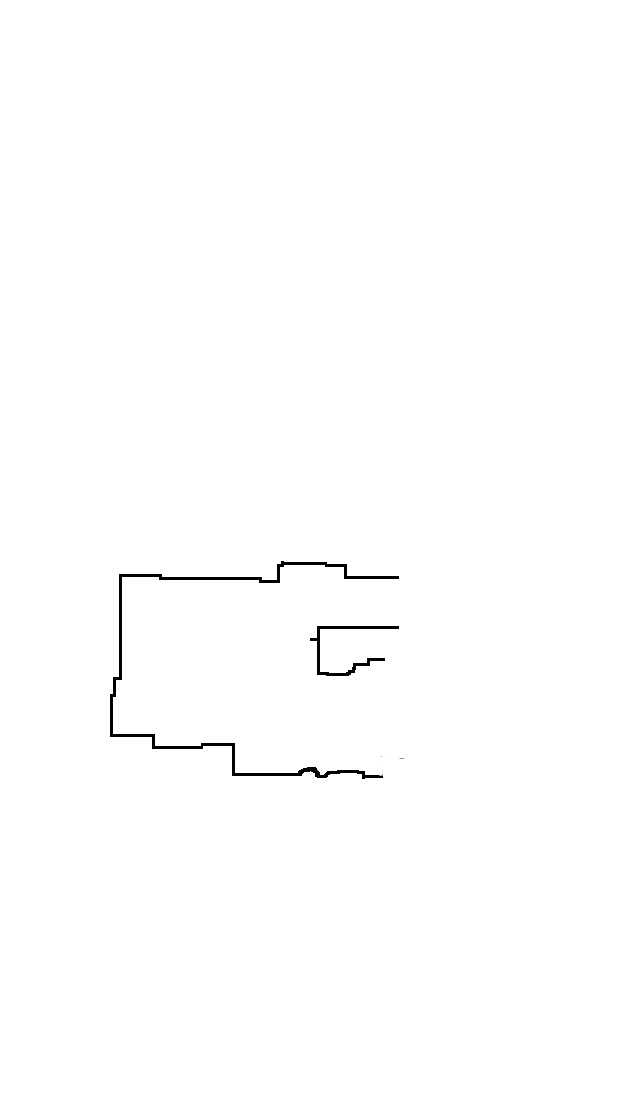
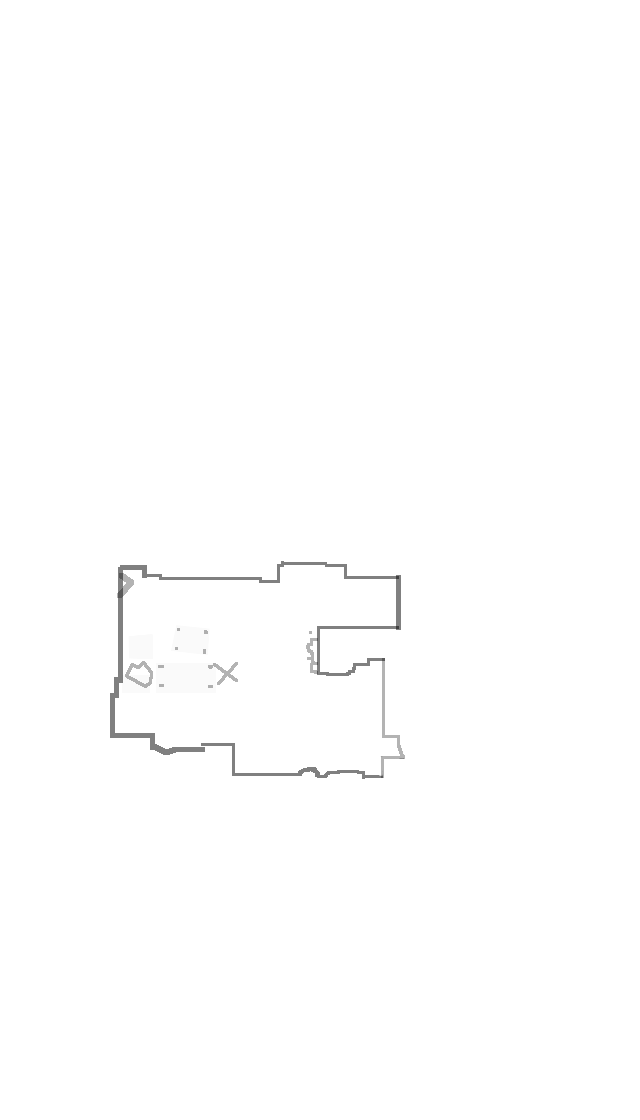
Before/after of a (640, 1120) layered artwork. What changed in the layer stack:
added layer "furniture low" (2%) above "furniture" over [122, 625, 216, 693]
added layer "furniture" (30%) above "door" over [117, 573, 318, 688]
added layer "door" (50%) above "kitchen" over [396, 575, 401, 630]
"kitchen": opacity 100% → 30%, painted on it over [110, 574, 405, 778]
renamed "Layer" to "walls", opacity 100% → 50%, painted on it over [110, 561, 404, 779]
